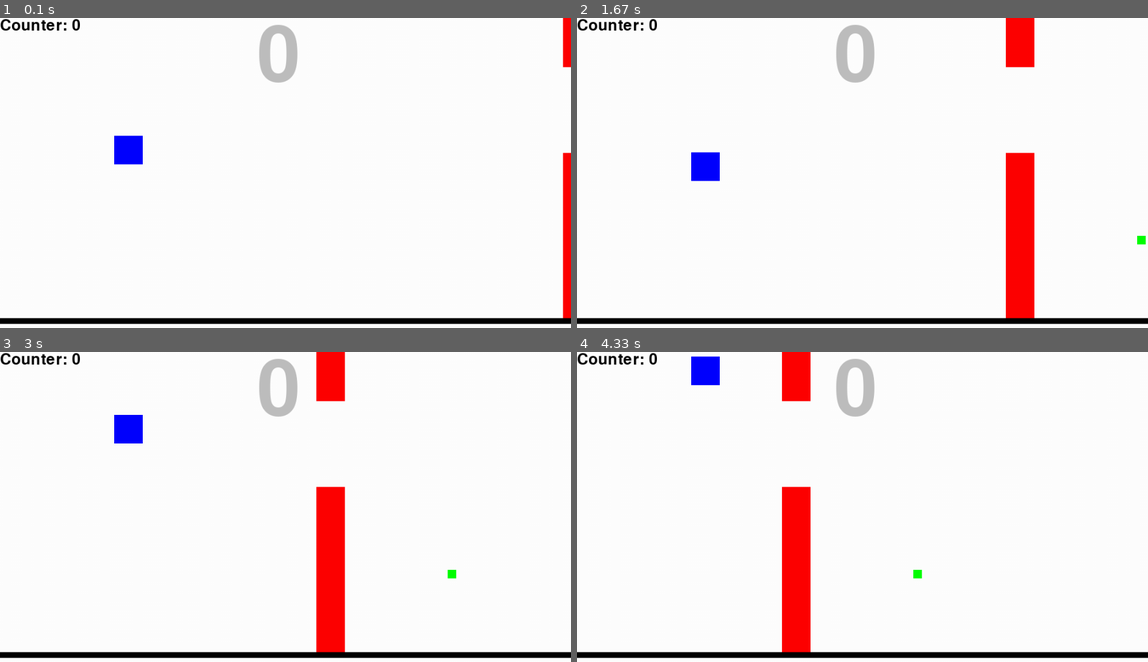
Above: before the commit, frames 1-4 (two rows, left to right).
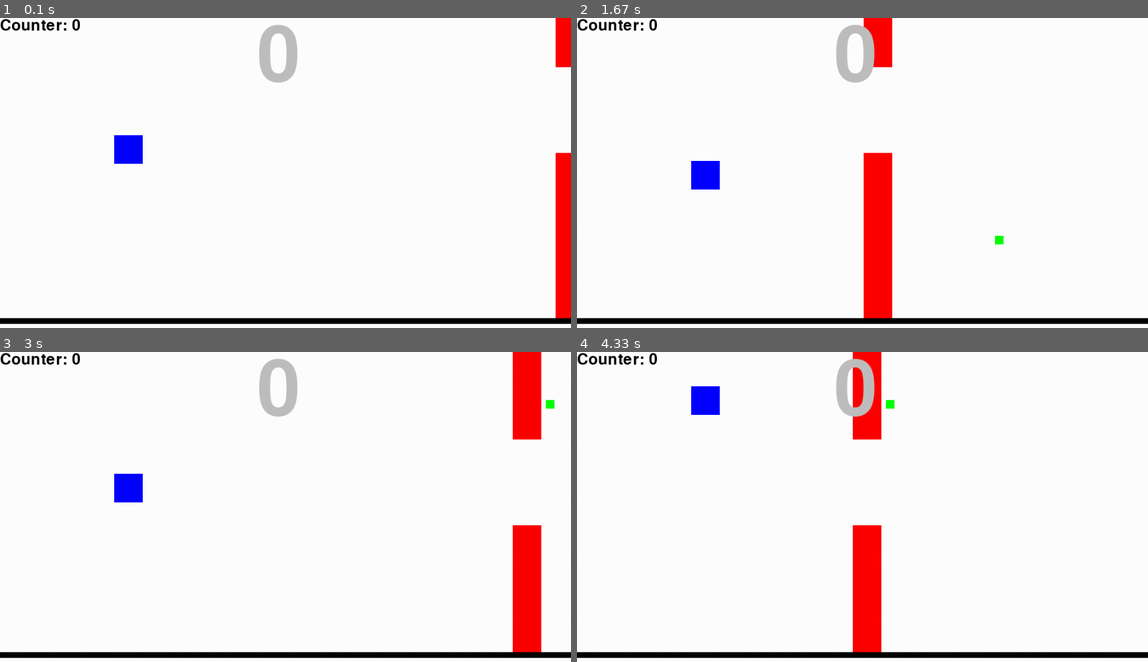
Above: after the commit, the same moments.

Repository: MaximusTrue/Spacedash
Game: pygame game, started from Spacedash.py
Same seed, same stepped clock (60 frames per second), same inputs: the game is played once before the commit and once after it.
Inputs:
- Up to frame 1 (0.1 s): no input
- Up to frame 2 (1.67 s): tap Space at 0.33, 0.73, 1.03, 1.23, 1.63 s; hold Up 0.67-1.13 s; hold Up 1.17-1.53 s; hold Up from 1.57 s (still down)
- Up to frame 3 (3 s): release Up at 1.87 s; hold Up 1.9-2.27 s; tap Space at 1.97, 2.7 s; tap A at 2.3 s; hold P 2.63-2.93 s; hold Up 2.63-2.93 s; hold Up from 2.97 s (still down)
- Up to frame 4 (4.33 s): tap Space at 3.03, 3.37, 3.77 s; release Up at 3.27 s; hold Up 3.3-3.67 s; hold Up 3.7-4 s; tap D at 4.03 s

The runs differ from the first frame. In frame 1, 1.0% of the frame differs, in the area x 20-99%, y 0-97%; in frame 2, 7.2%; in frame 3, 8.1%, in the area x 20-98%, y 0-97%; in frame 4, 7.8%.

Commit message:
update velocities

Diff:
--- a/Spacedash.py
+++ b/Spacedash.py
@@ -4,7 +4,8 @@
 
 def main():
 
-    gameVel = 1.5
+    defaultPlayerVel = 0.3 #0.6
+    gameVel = 3 #1.5
 
     pygame.init()
     myFont = pygame.font.Font(None, 200)
@@ -20,8 +21,8 @@
 
     player = pygame.Vector2()
     player.xy = 200,200
-    playerVel = 0.6
-    playerAccel = 0.03
+    playerVel = defaultPlayerVel
+    playerAccel = 0.08 #0.03
 
     groundHeight = DISPLAY.get_height() - DISPLAY.get_height() / 8
 
@@ -71,7 +72,7 @@
                 invincibleTimeout += 500
             #Slow Down
             if event.type == pygame.KEYDOWN and event.key == K_RSHIFT and collectableScore - 5>= 0:
-                gameVel = gameVel / 2
+                gameVel = gameVel * .75
                 collectableScore -= 5
 
         #Black Hole
@@ -134,11 +135,11 @@
 
         #Flying
         if keys[K_SPACE]and not dead and not inverse:
-            playerVel = 0.6
-            player.y -= 3.5 #4
+            playerVel = defaultPlayerVel
+            player.y -= 4 #3.5 #4
         elif keys[K_SPACE] and not dead:
-            playerVel = -0.6
-            player.y += 3.5
+            playerVel = -defaultPlayerVel
+            player.y += 4
 
         #Die
         if checkWallCollision(player.x, player.y, wall.x, wall.y, wallClearance) and not invincible:
@@ -150,8 +151,8 @@
 
         #Reset
         if dead and keys[K_p]:
-            gameVel = 1.5
-            playerVel = 0.6
+            gameVel = 3 #1.5
+            playerVel = defaultPlayerVel
             player.xy = 200,200
             wall.xy = DISPLAY.get_width(), random.randint(75+wallClearance, int(groundHeight - 75))
             pointsScored = 0
@@ -169,7 +170,7 @@
         if player.x > wall.x + 50 and not hasScored:
             pointsScored += 1
             hasScored = True
-            gameVel += 1.5*0.1
+            gameVel += 3*0.1
 
         #Collectable
         pygame.draw.rect(DISPLAY, "green", (collectable.x, collectable.y, 15, 15))
@@ -207,9 +208,9 @@
             invincibleTimeout = 0
 
         if keys[K_a]:
-            gameVel = gameVel - 0.01
+            gameVel = gameVel - 0.1
         if keys[K_d]:
-            gameVel = gameVel + 0.01
+            gameVel = gameVel + 0.1
 
         pygame.draw.rect(DISPLAY, "white", (0, groundHeight + 10, DISPLAY.get_width(), DISPLAY.get_height() - groundHeight))
         pygame.display.update()
--- a/Spacedash_NO_FX.py
+++ b/Spacedash_NO_FX.py
@@ -4,7 +4,8 @@
 
 def main():
 
-    gameVel = 1.5
+    defaultPlayerVel = 0.3 #0.6
+    gameVel = 3 #1.5
 
     pygame.init()
     myFont = pygame.font.Font(None, 200)
@@ -20,8 +21,8 @@
 
     player = pygame.Vector2()
     player.xy = 200,200
-    playerVel = 0.6
-    playerAccel = 0.03
+    playerVel = defaultPlayerVel
+    playerAccel = 0.08 #0.03
 
     groundHeight = DISPLAY.get_height() - DISPLAY.get_height() / 8
 
@@ -71,7 +72,7 @@
                 invincibleTimeout += 500
             #Slow Down
             if event.type == pygame.KEYDOWN and event.key == K_RSHIFT and collectableScore - 5>= 0:
-                gameVel = gameVel / 2
+                gameVel = gameVel * .75
                 collectableScore -= 5
 
         #Black Hole
@@ -134,11 +135,11 @@
 
         #Flying
         if keys[K_SPACE]and not dead and not inverse:
-            playerVel = 0.6
-            player.y -= 3.5 #4
+            playerVel = defaultPlayerVel
+            player.y -= 4 #3.5 #4
         elif keys[K_SPACE] and not dead:
-            playerVel = -0.6
-            player.y += 3.5
+            playerVel = -defaultPlayerVel
+            player.y += 4
 
         #Die
         if checkWallCollision(player.x, player.y, wall.x, wall.y, wallClearance) and not invincible:
@@ -150,8 +151,8 @@
 
         #Reset
         if dead and keys[K_p]:
-            gameVel = 1.5
-            playerVel = 0.6
+            gameVel = 3 #1.5
+            playerVel = defaultPlayerVel
             player.xy = 200,200
             wall.xy = DISPLAY.get_width(), random.randint(75+wallClearance, int(groundHeight - 75))
             pointsScored = 0
@@ -169,7 +170,7 @@
         if player.x > wall.x + 50 and not hasScored:
             pointsScored += 1
             hasScored = True
-            gameVel += 1.5*0.1
+            gameVel += 3*0.1
 
         #Collectable
         pygame.draw.rect(DISPLAY, "green", (collectable.x, collectable.y, 15, 15))
@@ -207,9 +208,9 @@
             invincibleTimeout = 0
 
         if keys[K_a]:
-            gameVel = gameVel - 0.01
+            gameVel = gameVel - 0.1
         if keys[K_d]:
-            gameVel = gameVel + 0.01
+            gameVel = gameVel + 0.1
 
         pygame.draw.rect(DISPLAY, "white", (0, groundHeight + 10, DISPLAY.get_width(), DISPLAY.get_height() - groundHeight))
         pygame.display.update()
Binary file added: fx/gfx/BLACKHOLE_BAD_TRANSPARENT.png
